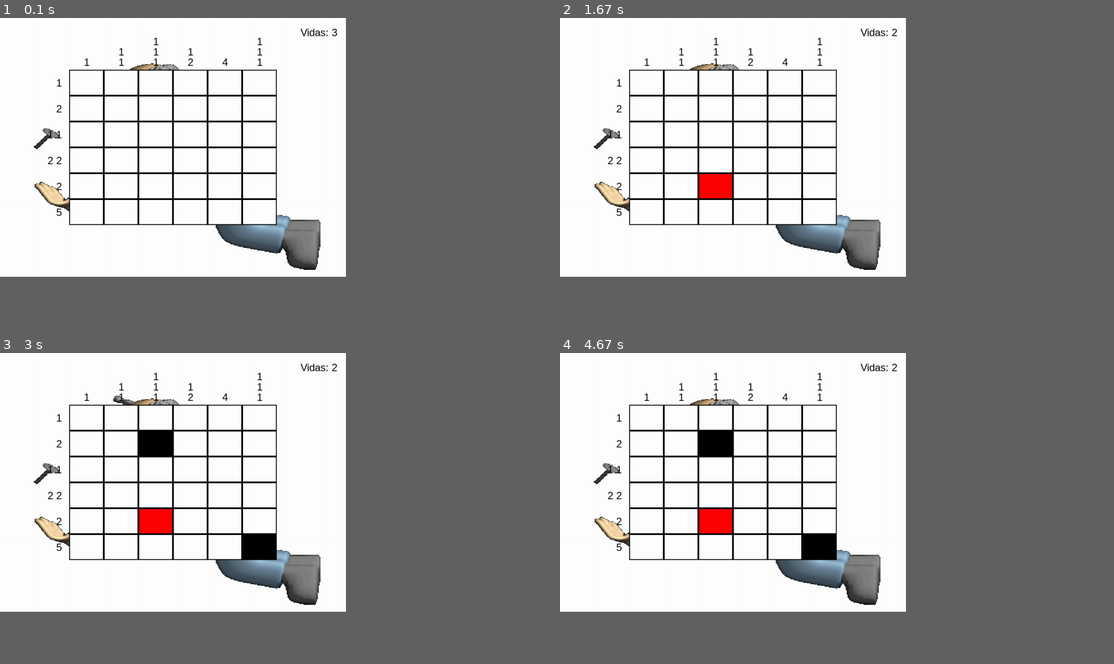
Above: before the commit, frames 1-4 (two rows, left to right).
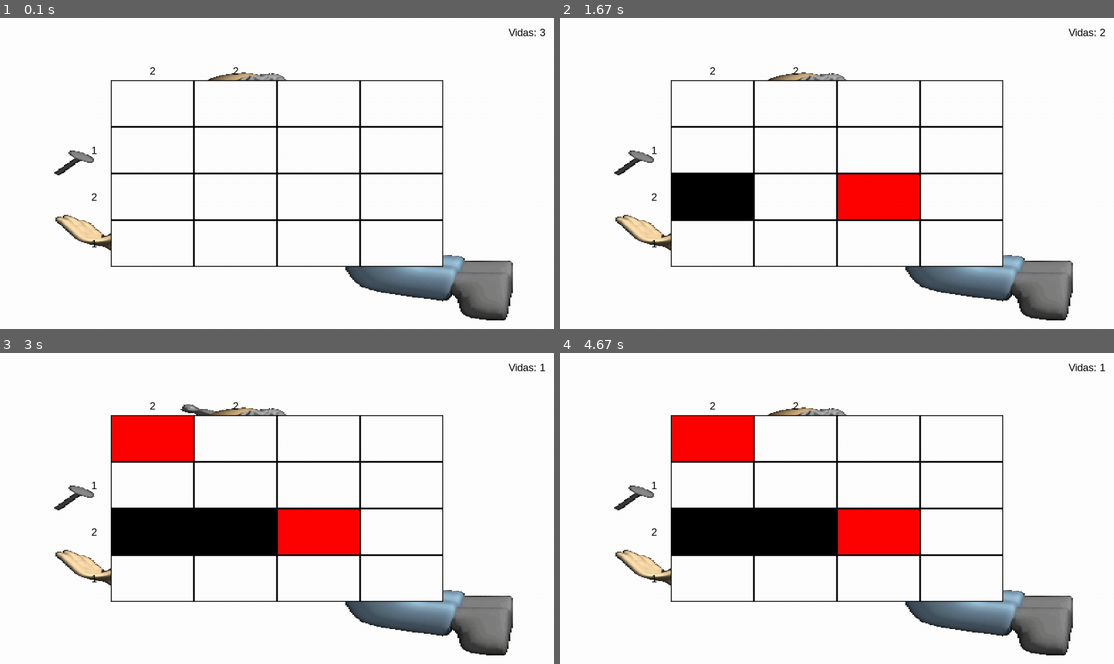
Above: after the commit, the same moments.

Repository: Karantooo/nonogram
Game: pygame game, started from nonogram/main.py
The game is run twice, just before and just after one commit, with the same random seed, the same clock (stepped at 60 frames per second) and the same inputs.
Inputs (mouse positions are in pixels of both pictures, inside the frame that each line leads up to):
- Up to frame 1 (0.1 s): no input
- Up to frame 2 (1.67 s): click (837, 173) at 0.43 s; click (704, 176) at 0.8 s
- Up to frame 3 (3 s): click (144, 446) at 2.2 s; click (277, 545) at 2.6 s
- Up to frame 4 (4.67 s): no input
The window is 562x421 before the commit and 900x506 after it. Grey fills any space a smaller window leaves; there, only what the larger window draws over its background counts as a difference.

The runs differ from the first frame. In frame 1, 12% of the frame differs, in the area x 6-99%, y 3-98%; in frame 2, 16%; in frame 3, 20%; in frame 4, 19%.

Commit message:
feat: pantalla completa y arreglo en validacion de vistos

Diff:
--- a/nonogram/main.py
+++ b/nonogram/main.py
@@ -6,10 +6,11 @@
 from visual.colores import Colores
 
 
-def main(dimensiones: tuple=(1000,700)):
+def main(dimensiones: tuple=None):
     global tablero
-    # Inicializar Pygame
     pygame.init()
+    screen_width, screen_height = pygame.display.Info().current_w, pygame.display.Info().current_h
+    dimensiones = (int(screen_width), int(screen_height))
     # Configurar la pantalla
     screen = pygame.display.set_mode(dimensiones)
 
@@ -32,10 +33,12 @@
     clock = pygame.time.Clock()
     current_frame = 0
 
+    numero_botones = 4
+    pygame.display.set_caption("Mi primer juego en Pygame")
+    tablero = TableroVisual(numero_botones=numero_botones, dimensiones=dimensiones) # Podemos elegir el tamaño que deseamos agregando un argumento al constructor
+    corriendo = True
 
-    pygame.display.set_caption("Mi primer juego en Pygame")
-    tablero = TableroVisual(numero_botones=6, dimensiones=dimensiones) # Podemos elegir el tamaño que deseamos agregando un argumento al constructor
-    corriendo = True
+    numero_botones *= numero_botones
     while corriendo:
         for event in pygame.event.get():
             if event.type == pygame.QUIT:
@@ -49,7 +52,7 @@
             print("gg")
             corriendo = False
 
-        if tablero.get_vidas() == 0 or tablero.get_vistos() == 16:
+        if tablero.get_vidas() == 0 or tablero.get_vistos() == numero_botones:
             corriendo = False
 
         # Llenar la pantalla de blanco
@@ -67,10 +70,9 @@
 
         clock.tick(10)
 
-
-
     # Salir de Pygame
     pygame.quit()
+    sys.exit()
 
 if __name__ == '__main__':
-    main((800, 600))
+    main()
